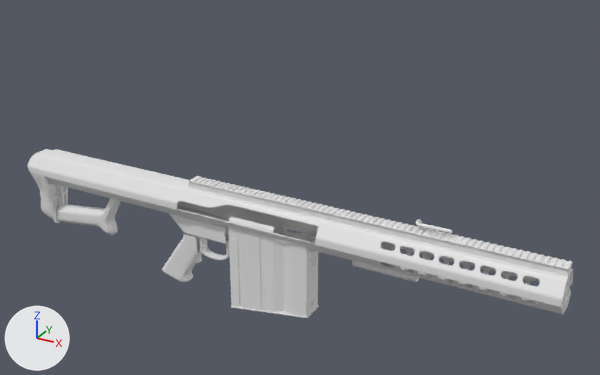
Before and after pictures for a commit that changed the Blender file Guns/M82/Blender/M82_08.blend.
Both versions are drawn from a 50 mm lens placed at (37.2, -98.3, 59.9), pointed at (-18.9, 3.7, 8.9). Every picture has the same lights, and +X, +Y and +Z are marked at lower left.

In view in the first picture: 'Barrel Nut', 'Grip', 'Handle', 'Handle Bar', 'Lower Reciever', 'Magazine', 'Picatini', 'Stock', 'Upper Reciever'.
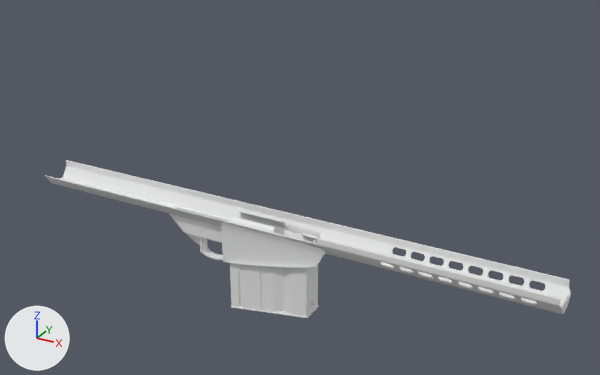
Where the change shows, as pixel boxes (x1, y1, x2, y2) in the pictures (600 x 375 px; the box of a moved part takes in the faces that stretch with it):
'Lower Reciever', reshaped: before (46, 177, 571, 314); after (45, 160, 571, 314)
'Upper Reciever', hidden: before (39, 149, 573, 307)
'Picatini', hidden: before (187, 176, 572, 276)
'Magwell', added: after (221, 223, 325, 268)
'Stock', hidden: before (28, 149, 121, 235)
'Grip', hidden: before (162, 233, 202, 282)
'Handle', hidden: before (352, 261, 419, 282)
'Handle Bar', hidden: before (416, 219, 452, 259)
'Barrel Nut', hidden: before (562, 276, 570, 302)
part 1 of me_plane_005, moved or reshaped: before (46, 177, 570, 314); after (45, 176, 570, 314)

What the commit changed:
me_plane_005 is used by ob_lower_reciever; location (-8.7, 0.0, 0.8); rotation (1.571, 0.0, 0.0), in degrees (90, 0, 0); scale (0.2, 0.187, 0.187).
me_plane_005 had 1849 vertices, 1840 faces and spanned x -287.0..156.0, y -31.0..21.0, z -15.0..15.0.
me_plane_005 now has 1650 vertices, 1642 faces and spans x -287.0..156.0, y -31.0..21.0, z -15.0..15.0.
me_plane_005 part 1: 172 vertices moved from x -287.0..28.0, y -15.0..21.0, z -15.0..15.0 to x -287.0..28.0, y -14.0..21.0, z -15.0..15.0; 258 vertices removed from x -164.0..156.0, y -18.0..21.0, z -15.0..15.0; 59 vertices added at x -167.0..156.0, y -21.0..16.0, z -10.0..15.0.
Mesh me_plane_002 is new.
It has 33 vertices, 27 faces and spans x -104.8..-8.2, y -25.2..12.9, z 0.0..14.6.
Object 'Upper Reciever' (ob_upper_reciever) is now hidden.
Object 'Picatini' (ob_picatini) is now hidden.
Object 'Handle' (ob_handle) is now hidden.
Object 'Handle Bar' (ob_handle_bar) is now hidden.
Object 'Grip' (ob_grip) is now hidden.
Object 'Stock' (ob_stock) is now hidden.
Object 'Barrel Nut' (ob_barrel_nut) is now hidden.
Object 'Magwell' (ob_magwell) is new; it shows me_plane_002.
Its location is (-8.7, 0.0, 0.8).
Its rotation in degrees is (90, 0, 0).
Its scale is (0.2, 0.187, 0.187).
It gains a SUBSURF modifier named 'Subdivision'.
Modifier setting: levels = 3.
It gains a MIRROR modifier named 'Mirror'.
Modifier setting: use_axis = (False, False, True).
Modifier setting: use_clip = True.
